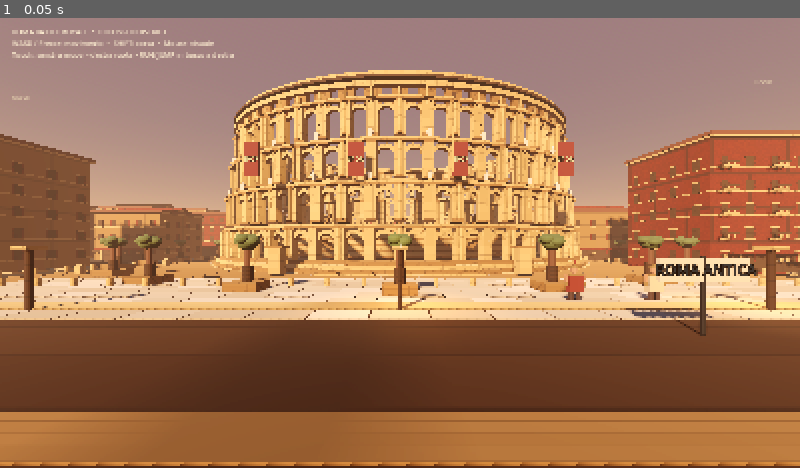
Above: before the commit, frame 1.
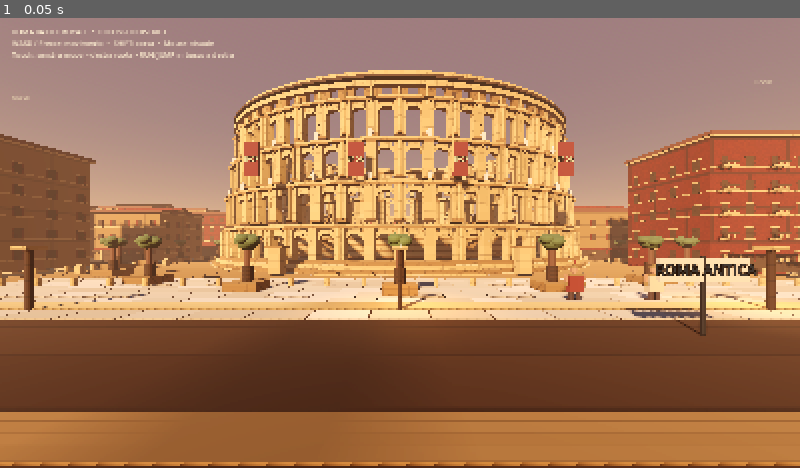
Above: after the commit, the same moment.

Repository: romabattleroyale/Roma-BRT
Game: Godot game, scene res://main.tscn
Same seed, same stepped clock (60 frames per second), same inputs: the game is played once before the commit and once after it.
Inputs:
- Up to frame 1 (0.05 s): no input

The runs differ from the first frame. In frame 1, 0.4% of the frame differs, in the area x 29-71%, y 18-49%.

Commit message:
Strengthen arcade silhouettes with projecting keystones and inner archivolt shadow detail

Diff:
--- a/quality_lab/main.gd
+++ b/quality_lab/main.gd
@@ -305,6 +305,13 @@
 				var voussoir := _box(col, Vector3(0.58, 0.42, 1.42), arc_pos, trim)
 				voussoir.look_at(arc_pos + tangent_arch, Vector3.UP)
 				voussoir.rotate_object_local(Vector3(1, 0, 0), theta - PI * 0.5)
+			# Projecting keystone and fine inner archivolt give each arch a stronger silhouette.
+			var crown_pos := Vector3(cos(mid_a) * rx, y + 3.88, sin(mid_a) * rz)
+			var keystone := _box(col, Vector3(0.72, 0.68, 1.54), crown_pos, trim)
+			keystone.look_at(crown_pos + tangent_arch, Vector3.UP)
+			var inner_crown := Vector3(cos(mid_a) * (rx - 0.10), y + 3.76, sin(mid_a) * (rz - 0.10))
+			var crown_shadow := _box(col, Vector3(0.16, 0.20, 1.22), inner_crown, shadow_stone)
+			crown_shadow.look_at(inner_crown + tangent_arch, Vector3.UP)
 		# Continuous projecting stringcourse with small dentils below each tier.
 		_elliptical_ring(col, rx + 0.55, rz + 0.55, 0.22, y + 4.42, stone)
 		for dentil_idx in range(SEGMENTS):
